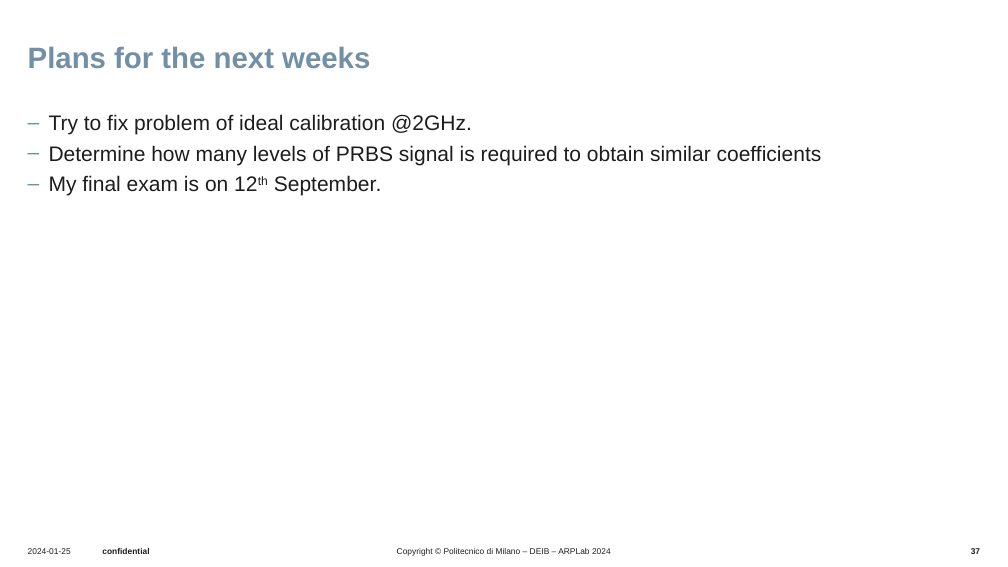
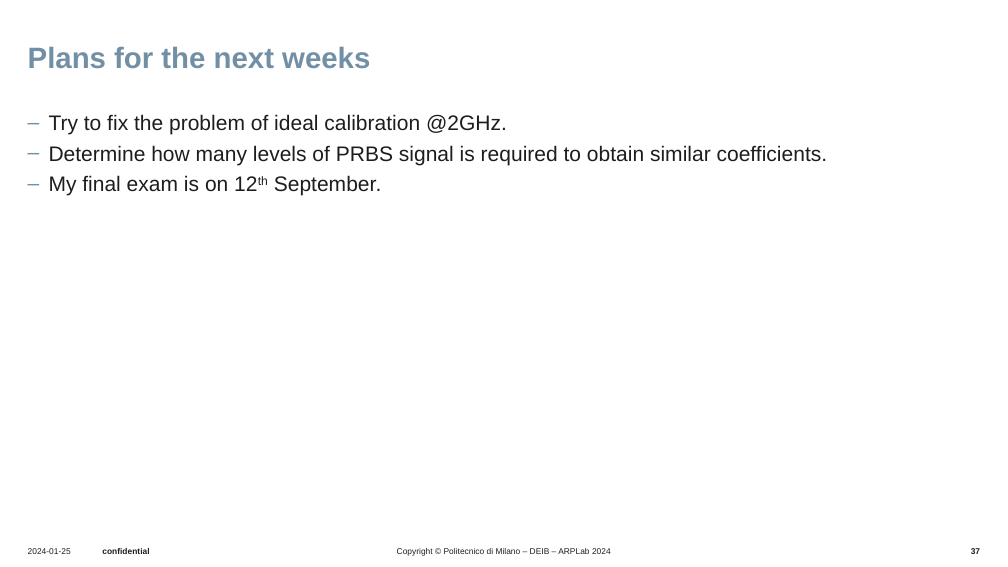
Before and after one commit to UseProxy305/thesisWork, a slide deck: slide 37 of Presentations/presentation5_4_sep/20250904_bi.pptx. Drawn at 1008x567 pixels with LibreOffice and Linux fonts; fonts in the diff are those of the drawing; background and template pictures are left out. Boxes give left, top, right and bottom in pixels: in the first picture for what was removed or moved away, otherwise in the second. Text is boxed around its words. In the diff, an @@ line names an element or a change of style, - is before the commit and + after.

```diff
--- a/Presentations/presentation5_4_sep/20250904_bi.pptx
+++ b/Presentations/presentation5_4_sep/20250904_bi.pptx
@@ text at (49,114,828,165): text changed @@
-‒ Try to fix problem of ideal calibration @2GHz.
-‒ Determine how many levels of PRBS signal is required to obtain similar coefficients
+‒ Try to fix the problem of ideal calibration @2GHz.
+‒ Determine how many levels of PRBS signal is required to obtain similar coefficients.
```
Also in this commit, not shown: 2 other slides changed, 6 other files.
